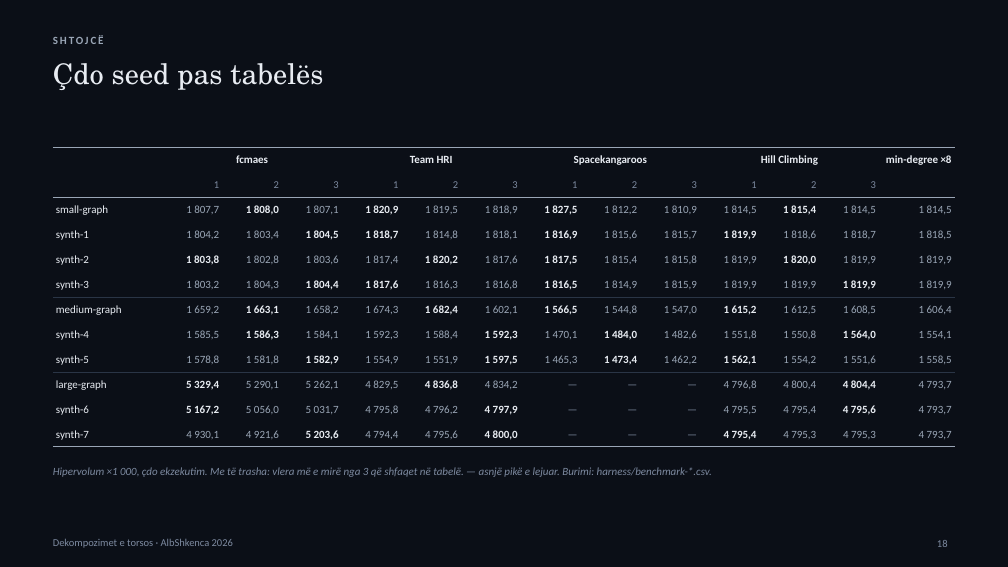
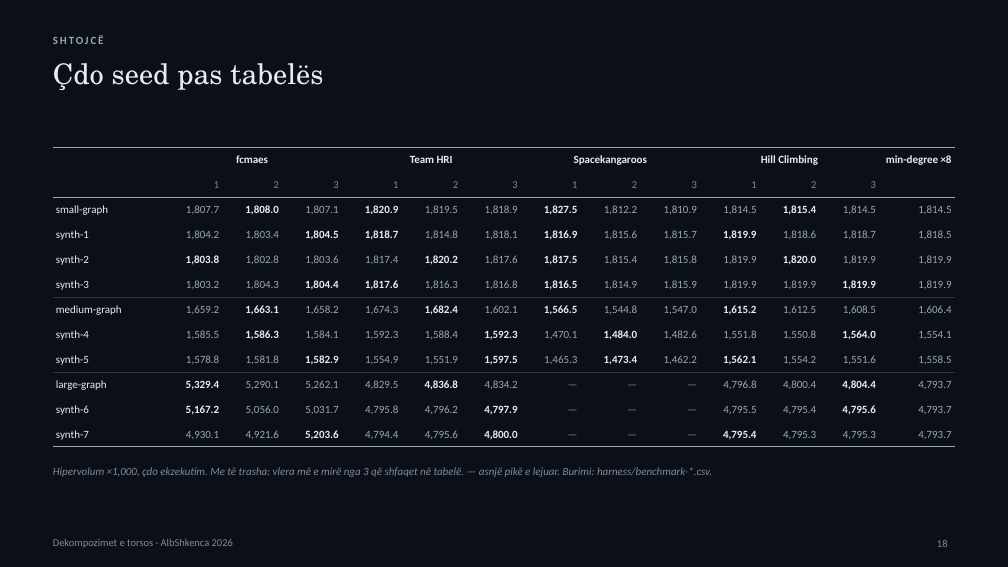
Before and after one commit to adrianymeri/SpOC3, a slide deck: slide 18 of SpOC3-Dekompozime-Torso-AlbShkenca2026-SQ.pptx. Drawn at 1008x567 pixels with LibreOffice and Linux fonts; fonts in the diff are those of the drawing. Boxes give left, top, right and bottom in pixels: in the first picture for what was removed or moved away, otherwise in the second. Text is boxed around its words. In the diff, an @@ line names an element or a change of style, - is before the commit and + after.

```diff
--- a/SpOC3-Dekompozime-Torso-AlbShkenca2026-SQ.pptx
+++ b/SpOC3-Dekompozime-Torso-AlbShkenca2026-SQ.pptx
@@ table at <box>53,147,955,444</box> @@
-row 3: small-graph | 1 807,7 | 1 808,0 | 1 807,1 | 1 820,9 | 1 819,5 | 1 818,9 | 1 827,5 | 1 812,2 | 1 810,9 | 1 814,5 | 1 815,4 | 1 814,5 | 1 814,5
+row 3: small-graph | 1,807.7 | 1,808.0 | 1,807.1 | 1,820.9 | 1,819.5 | 1,818.9 | 1,827.5 | 1,812.2 | 1,810.9 | 1,814.5 | 1,815.4 | 1,814.5 | 1,814.5
-row 4: synth-1 | 1 804,2 | 1 803,4 | 1 804,5 | 1 818,7 | 1 814,8 | 1 818,1 | 1 816,9 | 1 815,6 | 1 815,7 | 1 819,9 | 1 818,6 | 1 818,7 | 1 818,5
+row 4: synth-1 | 1,804.2 | 1,803.4 | 1,804.5 | 1,818.7 | 1,814.8 | 1,818.1 | 1,816.9 | 1,815.6 | 1,815.7 | 1,819.9 | 1,818.6 | 1,818.7 | 1,818.5
-row 5: synth-2 | 1 803,8 | 1 802,8 | 1 803,6 | 1 817,4 | 1 820,2 | 1 817,6 | 1 817,5 | 1 815,4 | 1 815,8 | 1 819,9 | 1 820,0 | 1 819,9 | 1 819,9
+row 5: synth-2 | 1,803.8 | 1,802.8 | 1,803.6 | 1,817.4 | 1,820.2 | 1,817.6 | 1,817.5 | 1,815.4 | 1,815.8 | 1,819.9 | 1,820.0 | 1,819.9 | 1,819.9
-row 6: synth-3 | 1 803,2 | 1 804,3 | 1 804,4 | 1 817,6 | 1 816,3 | 1 816,8 | 1 816,5 | 1 814,9 | 1 815,9 | 1 819,9 | 1 819,9 | 1 819,9 | 1 819,9
+row 6: synth-3 | 1,803.2 | 1,804.3 | 1,804.4 | 1,817.6 | 1,816.3 | 1,816.8 | 1,816.5 | 1,814.9 | 1,815.9 | 1,819.9 | 1,819.9 | 1,819.9 | 1,819.9
-row 7: medium-graph | 1 659,2 | 1 663,1 | 1 658,2 | 1 674,3 | 1 682,4 | 1 602,1 | 1 566,5 | 1 544,8 | 1 547,0 | 1 615,2 | 1 612,5 | 1 608,5 | 1 606,4
+row 7: medium-graph | 1,659.2 | 1,663.1 | 1,658.2 | 1,674.3 | 1,682.4 | 1,602.1 | 1,566.5 | 1,544.8 | 1,547.0 | 1,615.2 | 1,612.5 | 1,608.5 | 1,606.4
-row 8: synth-4 | 1 585,5 | 1 586,3 | 1 584,1 | 1 592,3 | 1 588,4 | 1 592,3 | 1 470,1 | 1 484,0 | 1 482,6 | 1 551,8 | 1 550,8 | 1 564,0 | 1 554,1
+row 8: synth-4 | 1,585.5 | 1,586.3 | 1,584.1 | 1,592.3 | 1,588.4 | 1,592.3 | 1,470.1 | 1,484.0 | 1,482.6 | 1,551.8 | 1,550.8 | 1,564.0 | 1,554.1
-row 9: synth-5 | 1 578,8 | 1 581,8 | 1 582,9 | 1 554,9 | 1 551,9 | 1 597,5 | 1 465,3 | 1 473,4 | 1 462,2 | 1 562,1 | 1 554,2 | 1 551,6 | 1 558,5
+row 9: synth-5 | 1,578.8 | 1,581.8 | 1,582.9 | 1,554.9 | 1,551.9 | 1,597.5 | 1,465.3 | 1,473.4 | 1,462.2 | 1,562.1 | 1,554.2 | 1,551.6 | 1,558.5
-row 10: large-graph | 5 329,4 | 5 290,1 | 5 262,1 | 4 829,5 | 4 836,8 | 4 834,2 | — | — | — | 4 796,8 | 4 800,4 | 4 804,4 | 4 793,7
+row 10: large-graph | 5,329.4 | 5,290.1 | 5,262.1 | 4,829.5 | 4,836.8 | 4,834.2 | — | — | — | 4,796.8 | 4,800.4 | 4,804.4 | 4,793.7
-row 11: synth-6 | 5 167,2 | 5 056,0 | 5 031,7 | 4 795,8 | 4 796,2 | 4 797,9 | — | — | — | 4 795,5 | 4 795,4 | 4 795,6 | 4 793,7
+row 11: synth-6 | 5,167.2 | 5,056.0 | 5,031.7 | 4,795.8 | 4,796.2 | 4,797.9 | — | — | — | 4,795.5 | 4,795.4 | 4,795.6 | 4,793.7
-row 12: synth-7 | 4 930,1 | 4 921,6 | 5 203,6 | 4 794,4 | 4 795,6 | 4 800,0 | — | — | — | 4 795,4 | 4 795,3 | 4 795,3 | 4 793,7
+row 12: synth-7 | 4,930.1 | 4,921.6 | 5,203.6 | 4,794.4 | 4,795.6 | 4,800.0 | — | — | — | 4,795.4 | 4,795.3 | 4,795.3 | 4,793.7
@@ text at <box>53,467,712,477</box>: text changed @@
-Hipervolum ×1 000, çdo ekzekutim. Me të trasha: vlera më e mirë nga 3 që shfaqet në tabelë. — asnjë pikë e lejuar. Burimi: harness/benchmark-*.csv.
+Hipervolum ×1,000, çdo ekzekutim. Me të trasha: vlera më e mirë nga 3 që shfaqet në tabelë. — asnjë pikë e lejuar. Burimi: harness/benchmark-*.csv.
```
Also in this commit, not shown: 17 other slides changed, 4 other files.
